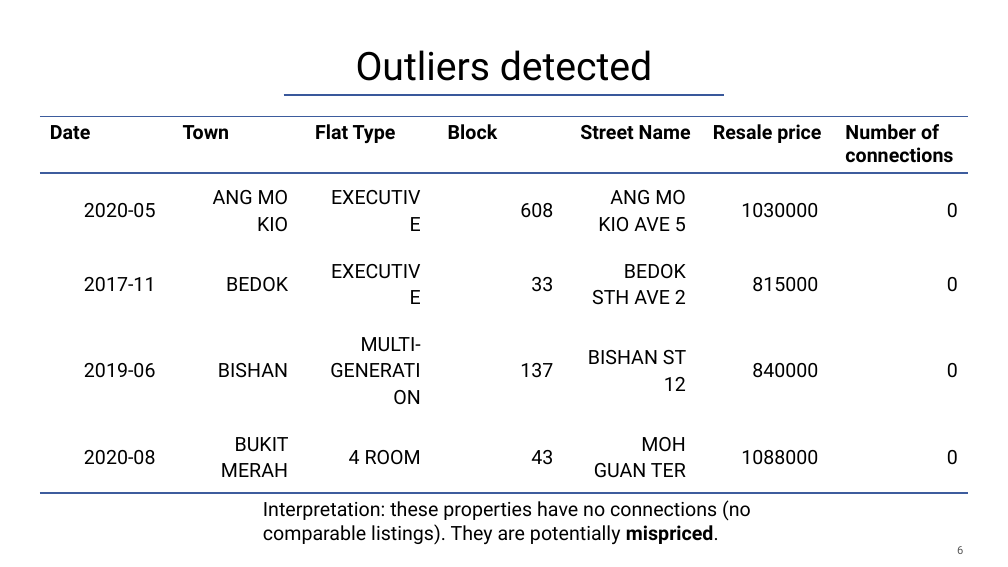
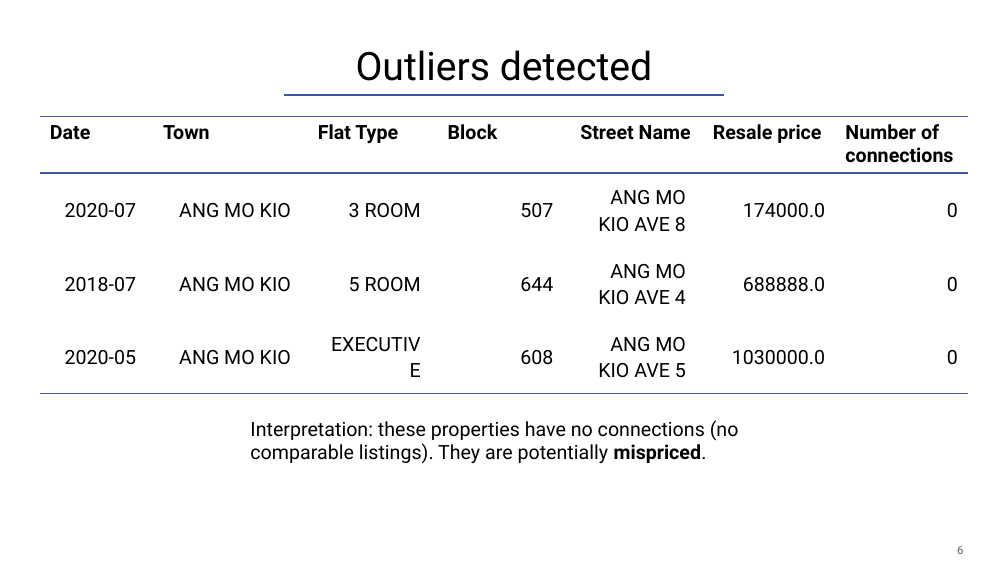
Before and after one commit to mhfren-sg/Project, a slide deck: slide 6 of Slides/Link_Analysis_Slides.pptx. Drawn at 1008x567 pixels with LibreOffice and Linux fonts; fonts in the diff are those of the drawing. Boxes give left, top, right and bottom in pixels: in the first picture for what was removed or moved away, otherwise in the second. Text is boxed around its words. In the diff, an @@ line names an element or a change of style, - is before the commit and + after.

```diff
--- a/Slides/Link_Analysis_Slides.pptx
+++ b/Slides/Link_Analysis_Slides.pptx
@@ table at box(40, 117, 971, 390) @@
-row 2: 2020-05 | ANG MO KIO | EXECUTIVE | 608 | ANG MO KIO AVE 5 | 1030000 | 0
-row 3: 2017-11 | BEDOK | EXECUTIVE | 33 | BEDOK STH AVE 2 | 815000 | 0
-row 4: 2019-06 | BISHAN | MULTI-GENERATION | 137 | BISHAN ST 12 | 840000 | 0
-row 5: 2020-08 | BUKIT MERAH | 4 ROOM | 43 | MOH GUAN TER | 1088000 | 0
+row 2: 2020-07 | ANG MO KIO | 3 ROOM | 507 | ANG MO KIO AVE 8 | 174000.0 | 0
+row 3: 2018-07 | ANG MO KIO | 5 ROOM | 644 | ANG MO KIO AVE 4 | 688888.0 | 0
+row 4: 2020-05 | ANG MO KIO | EXECUTIVE | 608 | ANG MO KIO AVE 5 | 1030000.0 | 0
@@ text "Interpretation: these properties have no ...": place and size @@
-text "Interpretation: these properties have no ..." at box(263, 500, 751, 544)
+text "Interpretation: these properties have no ..." at box(250, 420, 739, 464)
```
Also in this commit, not shown: 2 other slides changed.
